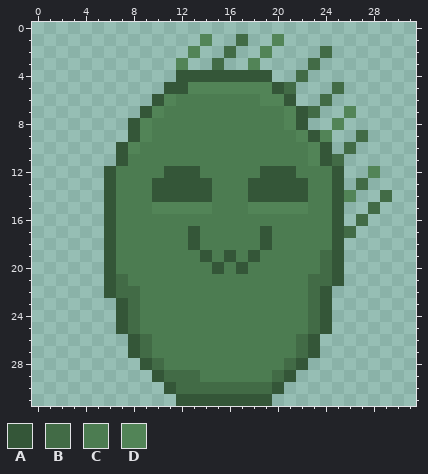
Two versions of one pixel-art sprite, Textures/Adventure/characters/glop_left_fall.png. That is the earlier state.
The file is 32x32 pixels.
Palette (. is transparent): A #345638  B #426b46  C #4c7c51  D #528457
Pixels before, first column x 6:
 1 ........D..B..D.........
 2 .......D..B..D....B.....
 3 ......D..B..D....B......
 4 ......AAAAAAAA..B.......
 5 .....AADDDDDDDAB...B....
 6 ....ADCCCCCCCDDA..B.....
 7 ...ADCCCCCCCCCCDAB..D...
 8 ..ADCCCCCCCCCCCDA..D....
 9 ..ADCCCCCCCCCCCCDAD..B..
10 .ADCCCCCCCCCCCCCCDA.B...
11 .ACCCCCCCCCCCCCCCDAB....
12 ACCCCAAACCCCCAAACCCA..D.
13 ACCCAAAAACCCAAAAACCA.B..
14 ACCCAAAAACCCAAAAACCAD..B
15 ACCCDDDDDCCCDDDDDCCA..B.
16 ACCCCCCCCCCCCCCCCCCA.B..
17 ACCCCCCACCCCCACCCCCAB...
18 ACCCCCCACCCCCACCCCCA....
19 ACCCCCCCACACACCCCCBA....
20 ACCCCCCCCACACCCCCCBA....
21 ABCCCCCCCCCCCCCCCBBA....
22 ABBCCCCCCCCCCCCCCBA.....
23 .ABCCCCCCCCCCCCCCBA.....
24 .ABCCCCCCCCCCCCCCBA.....
25 .ABCCCCCCCCCCCCCCBA.....
26 ..ABCCCCCCCCCCCCBA......
27 ..ABCCCCCCCCCCCCBA......
28 ...ABCCCCCCCCCCBA.......
29 ....ABBBCCCCCCBA........
30 .....ABBBBBBBBA.........
31 ......AAAAAAAA..........
Once edited:
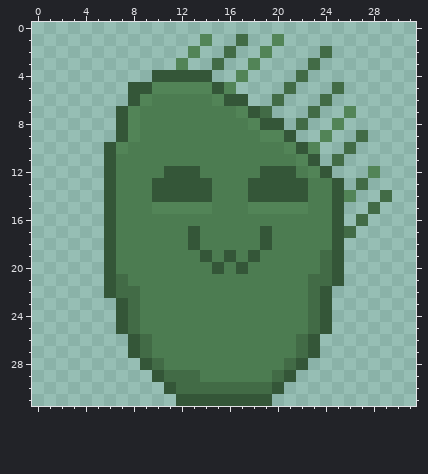
The author wrote: glop diagonal textures rework
From old to new:
y 4: x 10..11 .. -> AA; x 15..19 AAAAA -> ..D..
y 5: x 8..12 ...AA -> AADDD; x 15 D -> A; x 17..20 DDDA -> ....
y 6: x 8..11 ..AD -> ADCC; x 15..21 CCCCDDA -> DAA..B.
y 7: x 7..10 ..AD -> ADCC; x 17..22 CCCCDA -> DAB...
y 8: x 7..9 .AD -> ADC; x 18..22 CCCDA -> DAA.B
y 9: x 7..9 .AD -> ADC; x 19..23 CCCDA -> DDA..
y 10: x 6..8 .AD -> ADC; x 21..22 CC -> DA; x 24 A -> .
y 11: x 6..7 .A -> AC; x 22..24 CDA -> DA.
y 12: x 23..25 CCA -> DA.
